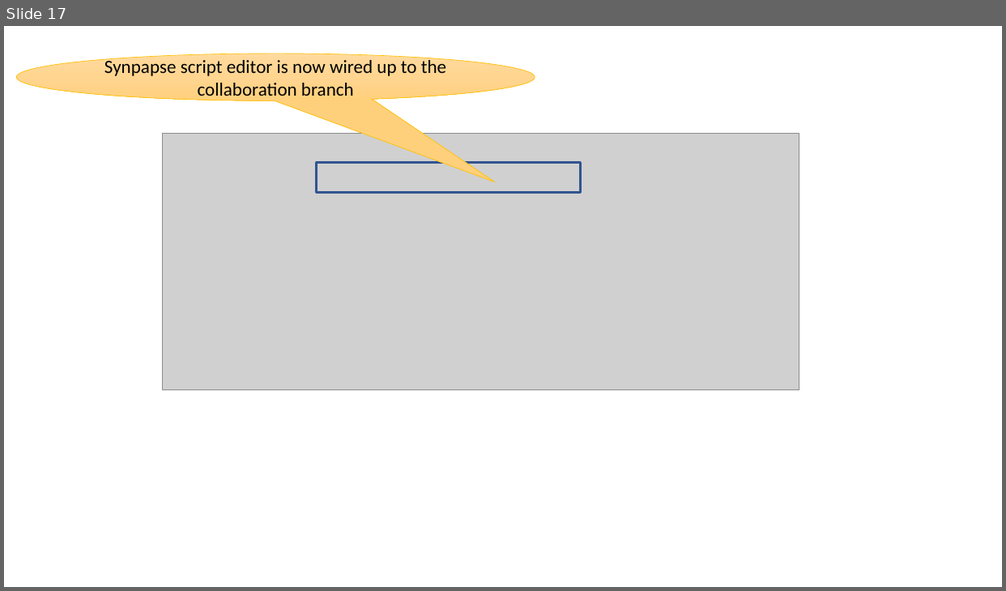
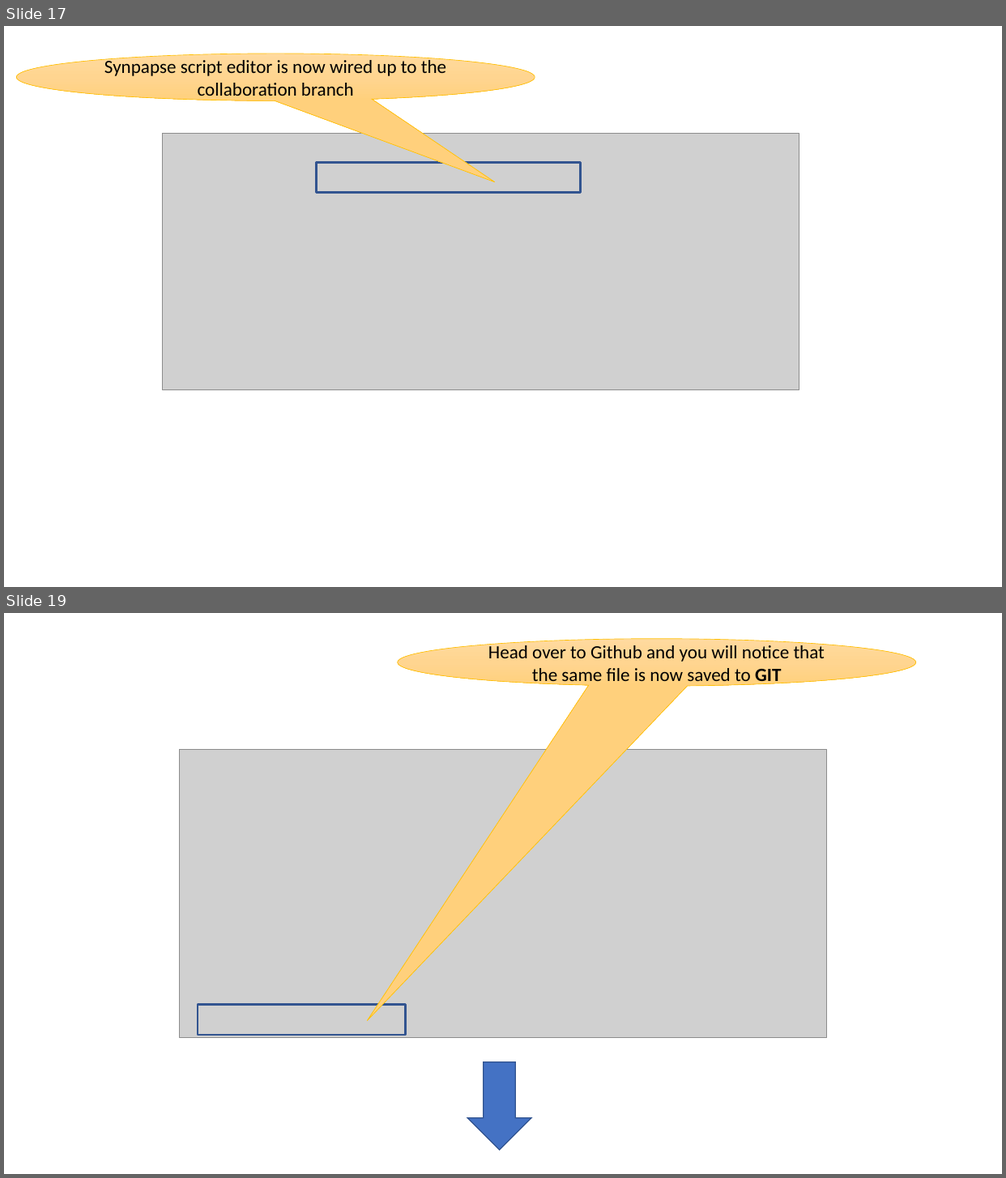
Before and after one commit to sdg002/AzureTrials, a slide deck: synapse-sqlviews-integrationtesting/docs/Synapse-Presentation1.pptx. Shown one above the other, each under a label of ours: slide 17 before the commit, slides 17 and 19 after it; the slides between them are not shown. The pictures are 1006x591 and 1006x1178 pixels, drawn with LibreOffice and Linux fonts; fonts in the diff are those of the drawing; grey boxes stand for pictures. Boxes give left, top, right and bottom in pixels: in the first picture for what was removed or moved away, otherwise in the second. Text is boxed around its words. In the diff, an @@ line names an element or a change of style, - is before the commit and + after.

```diff
--- a/synapse-sqlviews-integrationtesting/docs/Synapse-Presentation1.pptx
+++ b/synapse-sqlviews-integrationtesting/docs/Synapse-Presentation1.pptx
@@ slide 19 added at (4,613,1002,1174), background #FFFFFF @@
@@ speech bubble added at (398,638,917,686), fill gradient #FFDB9E to #FFD590 to #FFD07C, outline #FFC000 0.5 pt, 18 pt, text #000000 @@
+Head over to Github and you will notice that the same file is now saved to GIT
@@ picture added at (179,749,827,1037) @@
@@ rectangle added at (198,1005,406,1035), outline #325491 2.25 pt @@
@@ down arrow added at (467,1063,531,1150), fill #4472C4, outline #325491 1 pt @@
```
Also in this commit, not shown: 3 other slides added, 5 other files.
